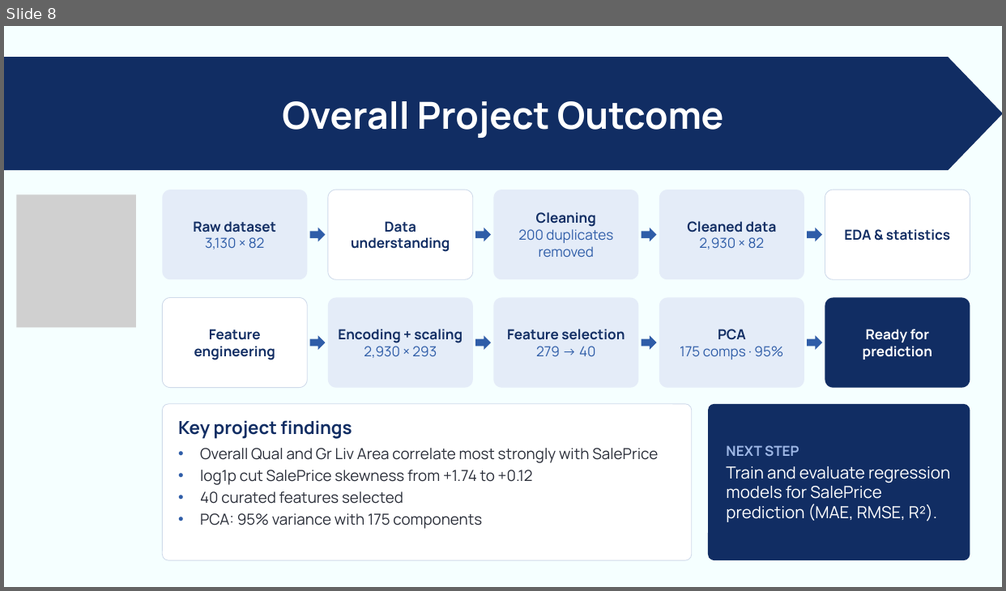
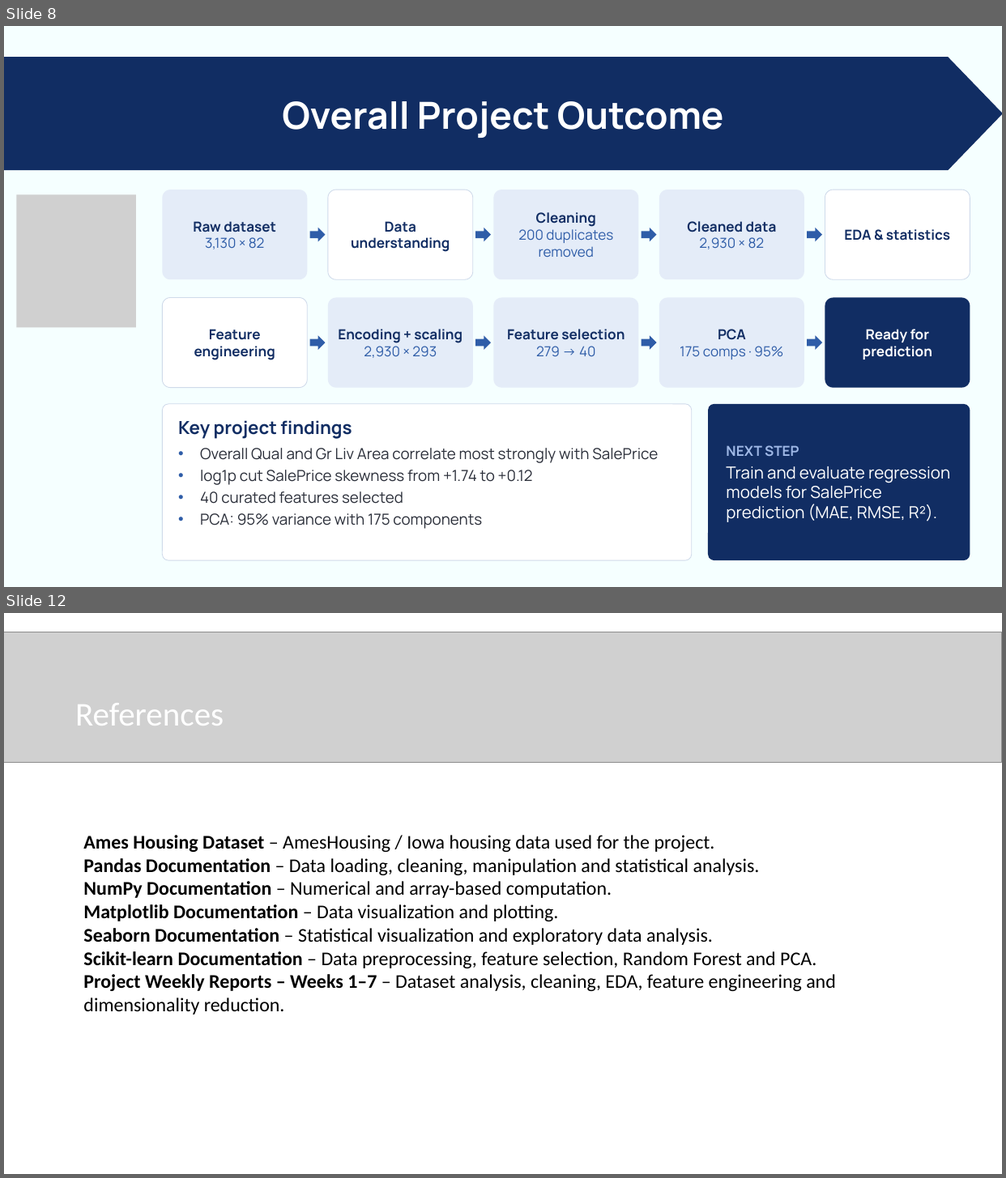
Before and after one commit to bst4096-lab/24ADI204_DSV_Team8, a slide deck: DSV_Project_Team_8_Week 1-7.pptx. Shown one above the other, each under a label of ours: slide 8 before the commit, slides 8 and 12 after it; the slides between them are not shown. The pictures are 1006x591 and 1006x1178 pixels, drawn with LibreOffice and Linux fonts; fonts in the diff are those of the drawing; grey boxes stand for pictures. Boxes give left, top, right and bottom in pixels: in the first picture for what was removed or moved away, otherwise in the second. Text is boxed around its words. In the diff, an @@ line names an element or a change of style, - is before the commit and + after.

```diff
--- a/DSV_Project_Team_8_Week 1-7.pptx
+++ b/DSV_Project_Team_8_Week 1-7.pptx
@@ slide 12 added at bbox=[4, 613, 1002, 1174], background #FFFFFF @@
@@ picture added at bbox=[4, 632, 1001, 763] @@
@@ text added at bbox=[75, 703, 224, 726], 48 pt, text #FFFFFF @@
+References
@@ text added at bbox=[83, 835, 836, 1015], 28 pt, text #000000 @@
+Ames Housing Dataset – AmesHousing / Iowa housing data used for the project.
+Pandas Documentation – Data loading, cleaning, manipulation and statistical analysis.
+NumPy Documentation – Numerical and array-based computation.
+Matplotlib Documentation – Data visualization and plotting.
+Seaborn Documentation – Statistical visualization and exploratory data analysis.
+Scikit-learn Documentation – Data preprocessing, feature selection, Random Forest and PCA.
+Project Weekly Reports – Weeks 1–7 – Dataset analysis, cleaning, EDA, feature engineering and dimensionality reduction.
```
Also in this commit, not shown: 3 other slides added.
